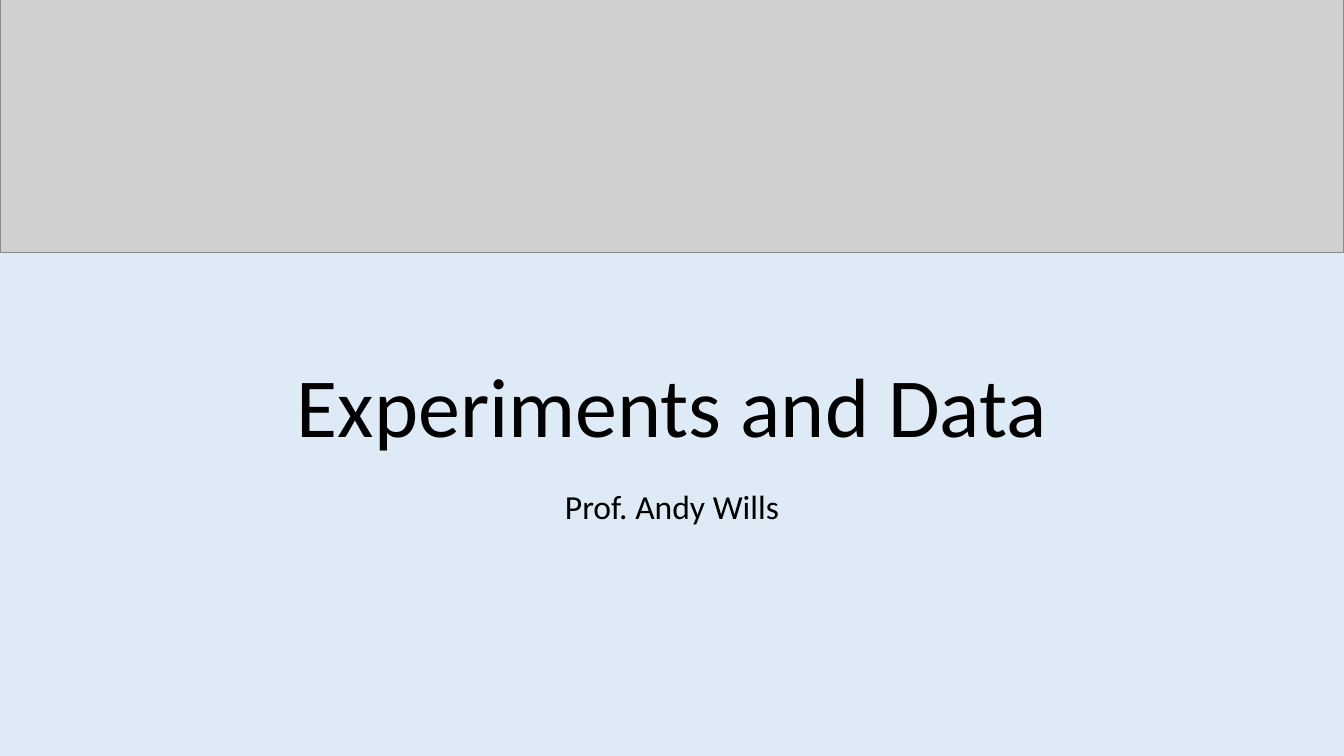
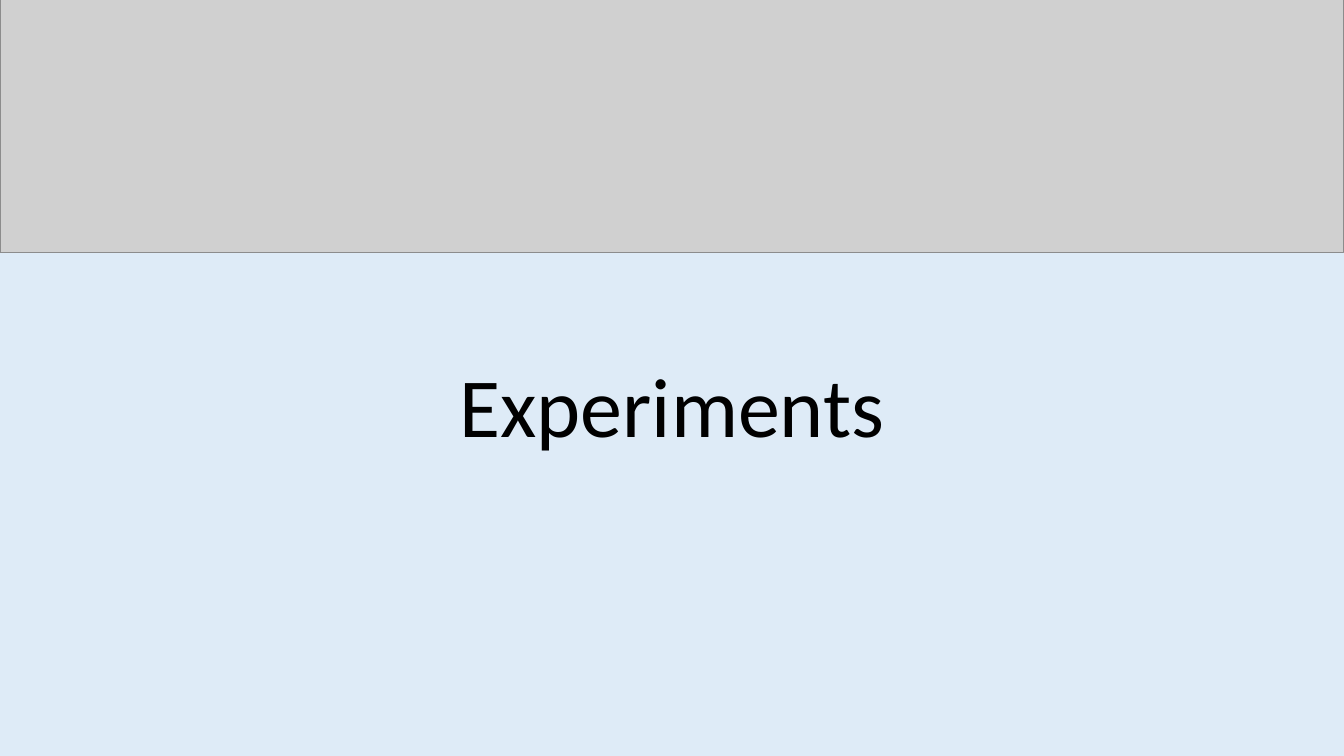
Before and after one commit to ajwills72/rmhealth-found, a slide deck: slide 1 of docs/experiments_data.pptx. Drawn at 1344x756 pixels with LibreOffice and Linux fonts; fonts in the diff are those of the drawing; grey boxes stand for pictures. Boxes give left, top, right and bottom in pixels: in the first picture for what was removed or moved away, otherwise in the second. Text is boxed around its words. In the diff, an @@ line names an element or a change of style, - is before the commit and + after.

```diff
--- a/docs/experiments_data.pptx
+++ b/docs/experiments_data.pptx
@@ title at <box>459,379,884,451</box>: text changed @@
-Experiments and Data
+Experiments
@@ subtitle removed at <box>565,495,779,525</box> @@
-Prof. Andy Wills
```
Also in this commit, not shown: 15 other slides changed, 3 slides added, 25 slides removed, 3 other files.
